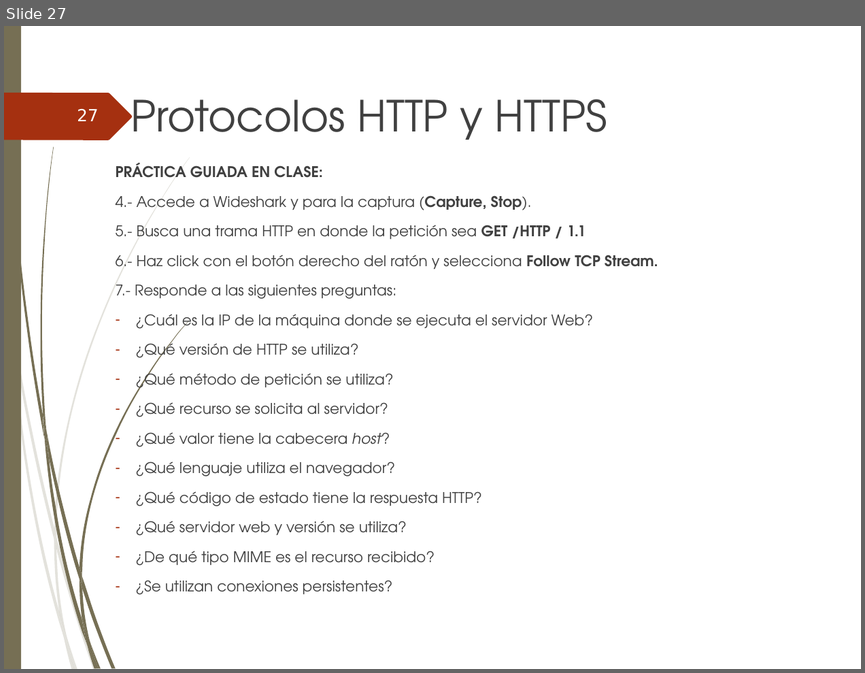
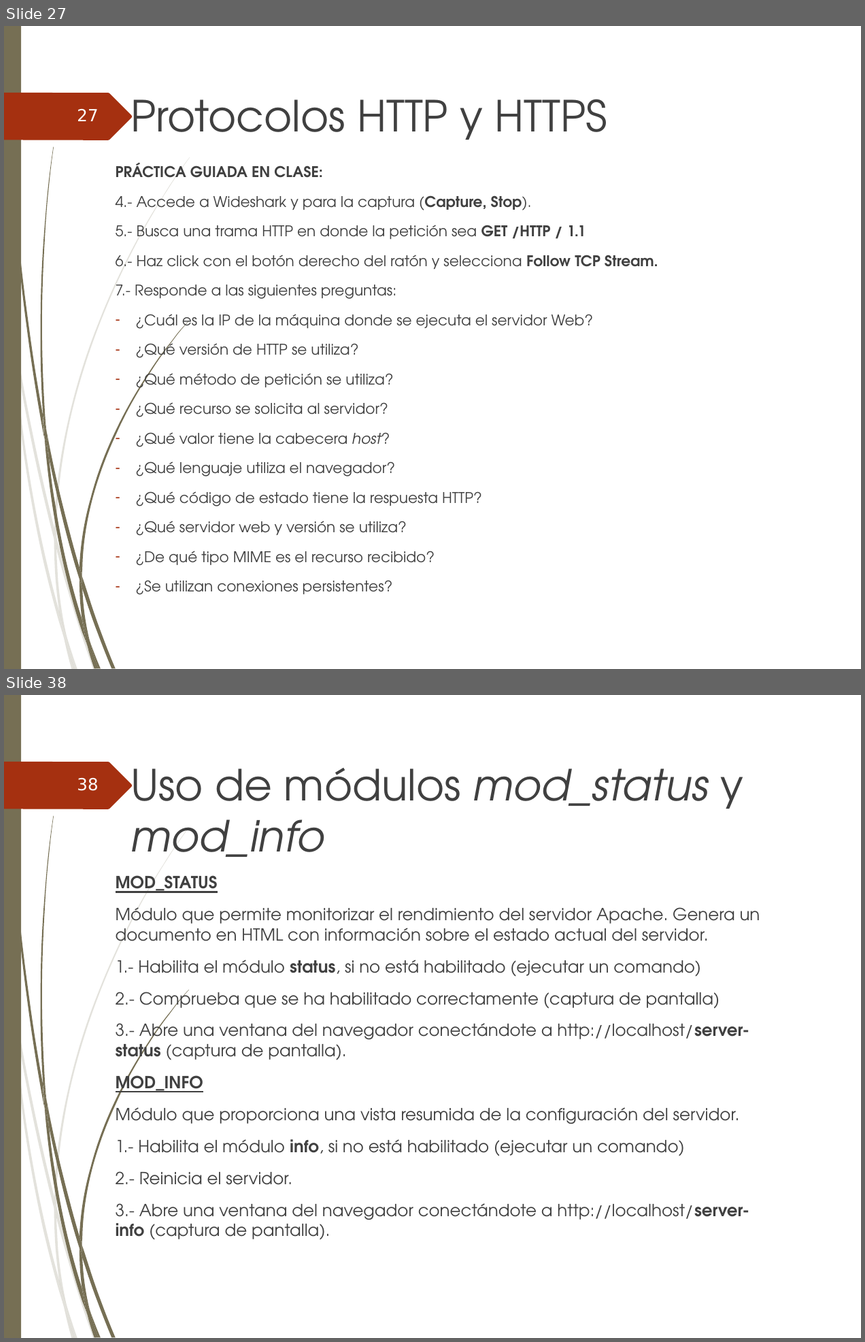
Before and after one commit to ammDAW/daw, a slide deck: 2_DAW/DAW - Beatriz/Unidad2/UT2_Administracion de servidores web.ppt. Shown one above the other, each under a label of ours: slide 27 before the commit, slides 27 and 38 after it; the slides between them are not shown. The pictures are 865x673 and 865x1342 pixels, drawn with LibreOffice and Linux fonts; fonts in the diff are those of the drawing; background and template pictures are left out. Boxes give left, top, right and bottom in pixels: in the first picture for what was removed or moved away, otherwise in the second. Text is boxed around its words. In the diff, an @@ line names an element or a change of style, - is before the commit and + after.

```diff
--- a/2_DAW/DAW - Beatriz/Unidad2/UT2_Administracion de servidores web.ppt
+++ b/2_DAW/DAW - Beatriz/Unidad2/UT2_Administracion de servidores web.ppt
@@ slide 38 added at (4, 695, 861, 1338), background picture (left out); not listed: 24 template elements that a slide beside it also shows @@
@@ title added at (130, 768, 743, 857), 36 pt, text #404040, italic @@
+Uso de módulos mod_status y mod_info
@@ page number added at (77, 778, 98, 791), 14 pt, text #FEFFFF @@
+38
@@ text added at (116, 875, 760, 1239), 14 pt, text #404040 @@
+MOD_STATUS
+Módulo que permite monitorizar el rendimiento del servidor Apache. Genera un documento en HTML con información sobre el estado actual del servidor.
+1.- Habilita el módulo status, si no está habilitado (ejecutar un comando)
+2.- Comprueba que se ha habilitado correctamente (captura de pantalla)
+3.- Abre una ventana del navegador conectándote a http://localhost/server-status (captura de pantalla).
+MOD_INFO
+Módulo que proporciona una vista resumida de la configuración del servidor.
+1.- Habilita el módulo info, si no está habilitado (ejecutar un comando)
+2.- Reinicia el servidor.
+3.- Abre una ventana del navegador conectándote a http://localhost/server-info (captura de pantalla).
```
Also in this commit, not shown: 2 slides changed, 10 other slides added, 2 other files.
